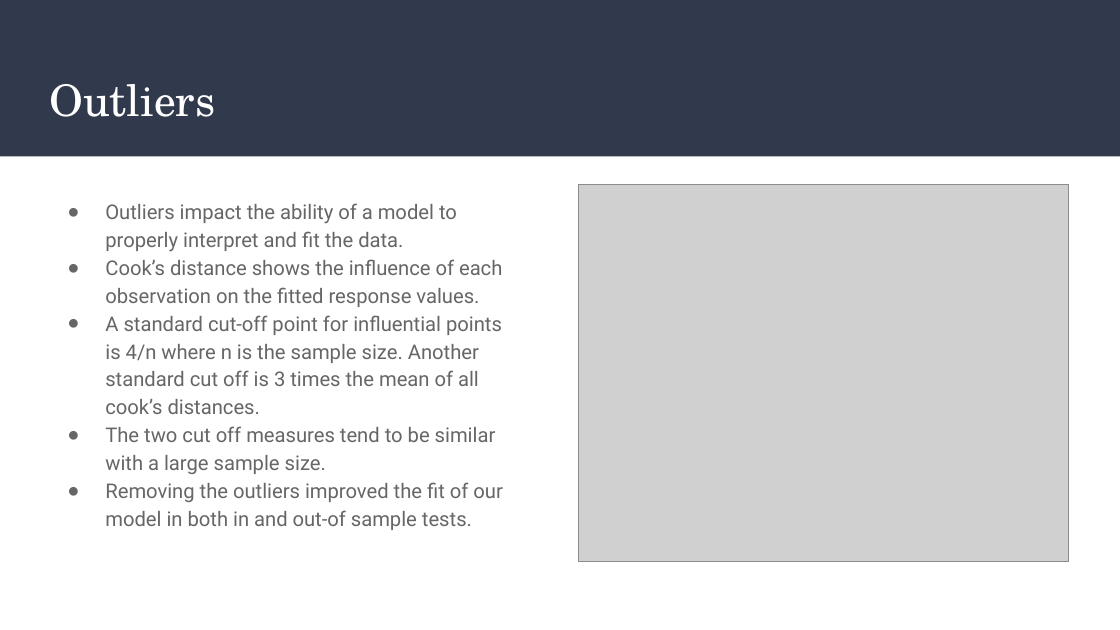
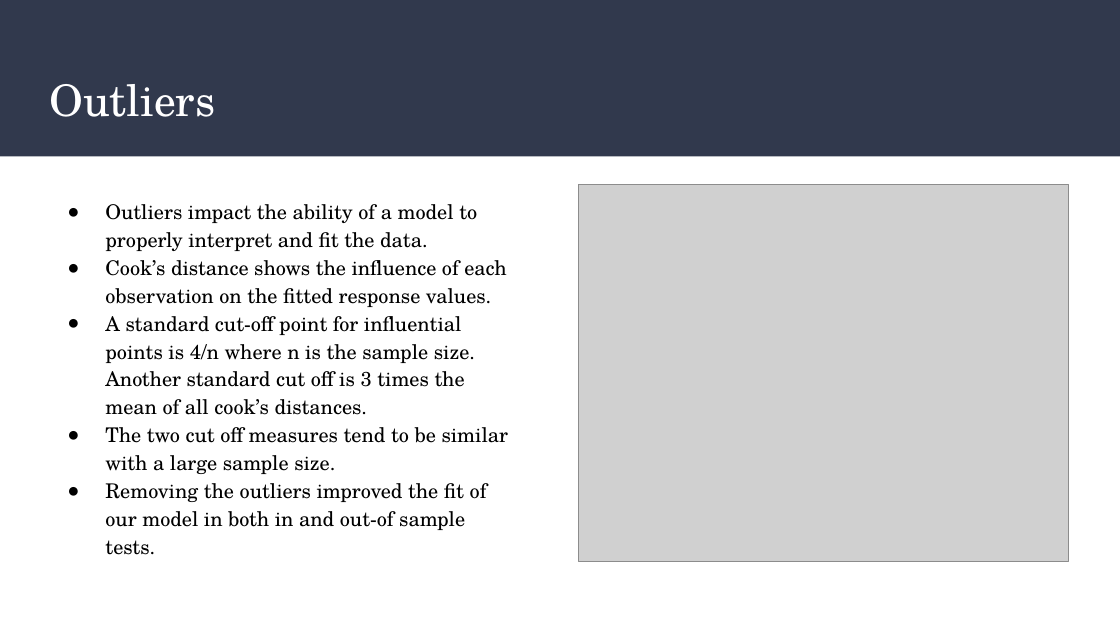
Before and after one commit to saudino480/machina_ex_kaggle, a slide deck: slide 9 of presentation/Machina-Ex-Kaggle Presentation_beta.pptx (slide 8 before the commit). Drawn at 1120x630 pixels with LibreOffice and Linux fonts; fonts in the diff are those of the drawing; grey boxes stand for pictures. Boxes give left, top, right and bottom in pixels: in the first picture for what was removed or moved away, otherwise in the second. Text is boxed around its words. In the diff, an @@ line names an element or a change of style, - is before the commit and + after.

```diff
--- a/presentation/Machina-Ex-Kaggle Presentation_beta.pptx
+++ b/presentation/Machina-Ex-Kaggle Presentation_beta.pptx
@@ text "Outliers impact the ability of ..." at (x1=105, y1=204, x2=509, y2=555): font Roboto to TeX Gyre Schola, text colour #666666 to #000000; bullet colour #666666 to #000000 @@
```
Also in this commit, not shown: 11 other slides changed, 1 slide added, 2 other files.
